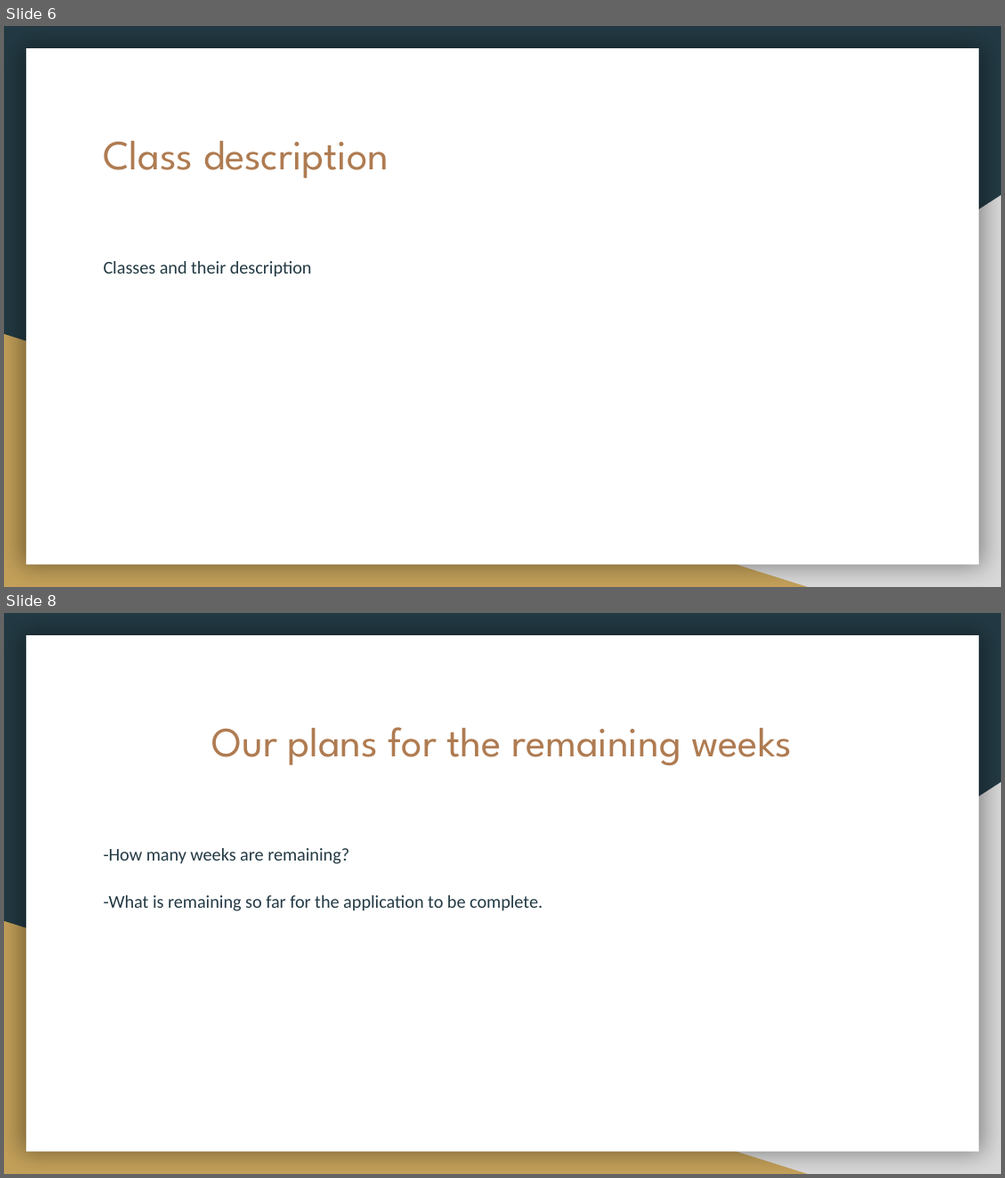
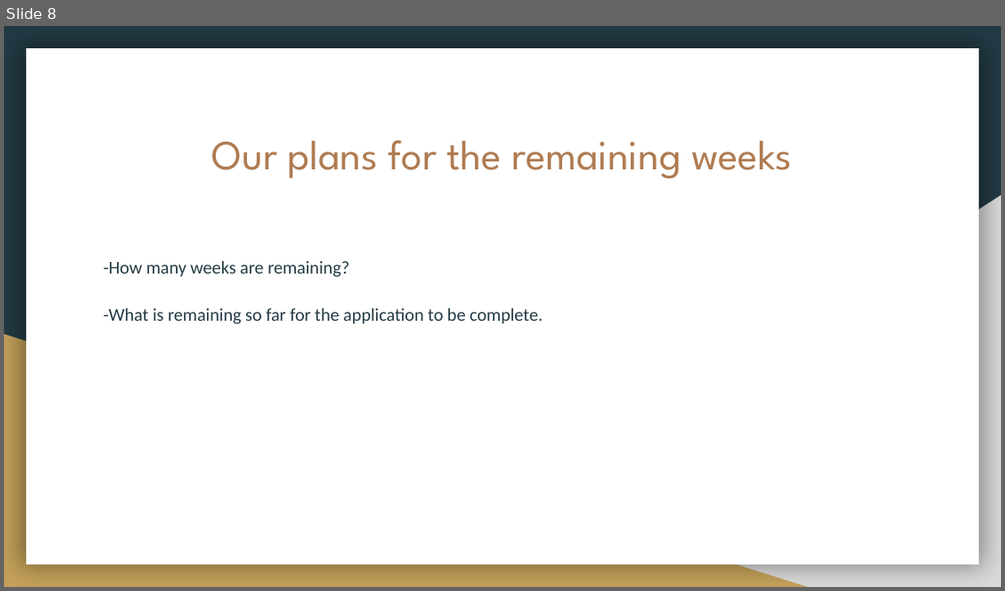
Before and after one commit to dholonakter/Csharp-Traffic-Simulation, a slide deck: First_version_of_the_presentation.pptx. Shown one above the other, each under a label of ours: slides 6 and 8 before the commit, slide 8 after it; the slides between them are not shown. The pictures are 1005x1178 and 1005x591 pixels, drawn with LibreOffice and Linux fonts; fonts in the diff are those of the drawing. Boxes give left, top, right and bottom in pixels: in the first picture for what was removed or moved away, otherwise in the second. Text is boxed around its words. In the diff, an @@ line names an element or a change of style, - is before the commit and + after.

```diff
--- a/First_version_of_the_presentation.pptx
+++ b/First_version_of_the_presentation.pptx
@@ slide 6 removed at bbox=[4, 26, 1001, 587], background #233A44; not listed: 3 template elements that a slide beside it also shows @@
@@ title removed at bbox=[104, 141, 388, 178] @@
-Class description
@@ text removed at bbox=[104, 261, 312, 277] @@
-Classes and their description
```
Also in this commit, not shown: 5 slides changed, 1 slide added.
